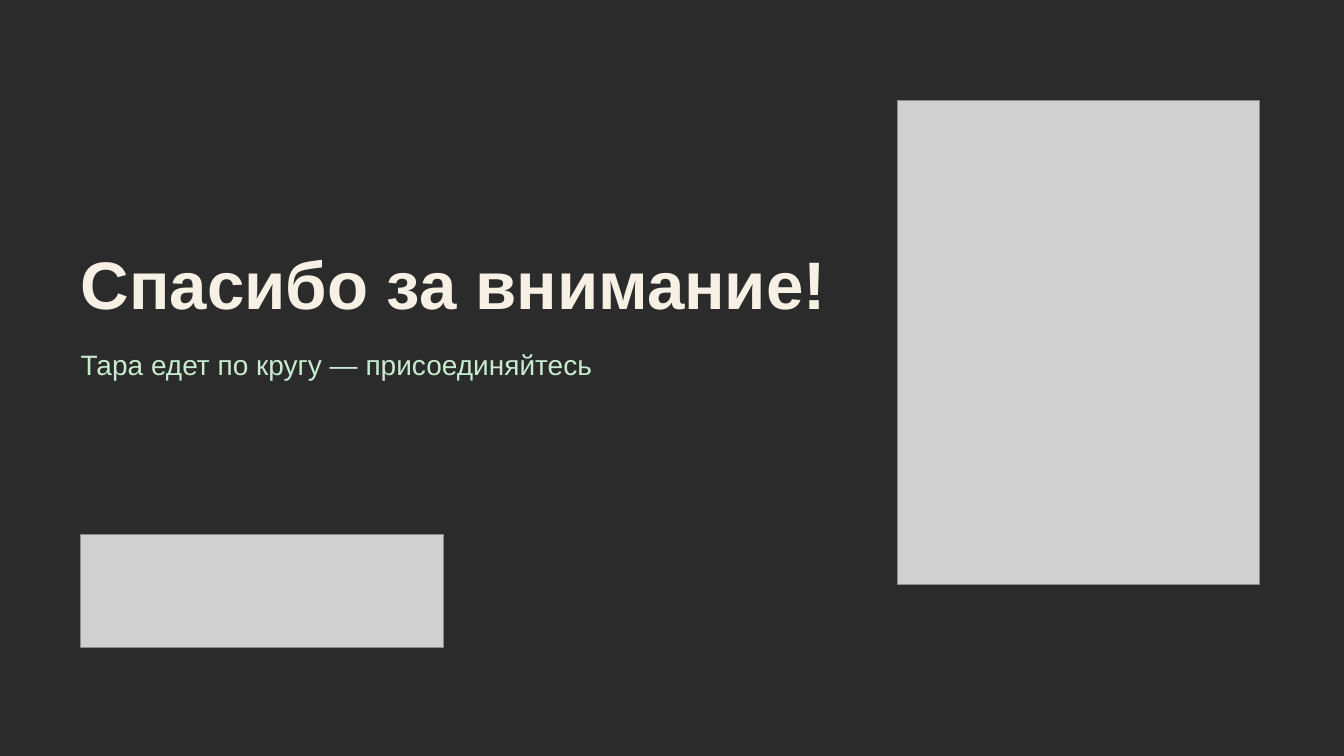
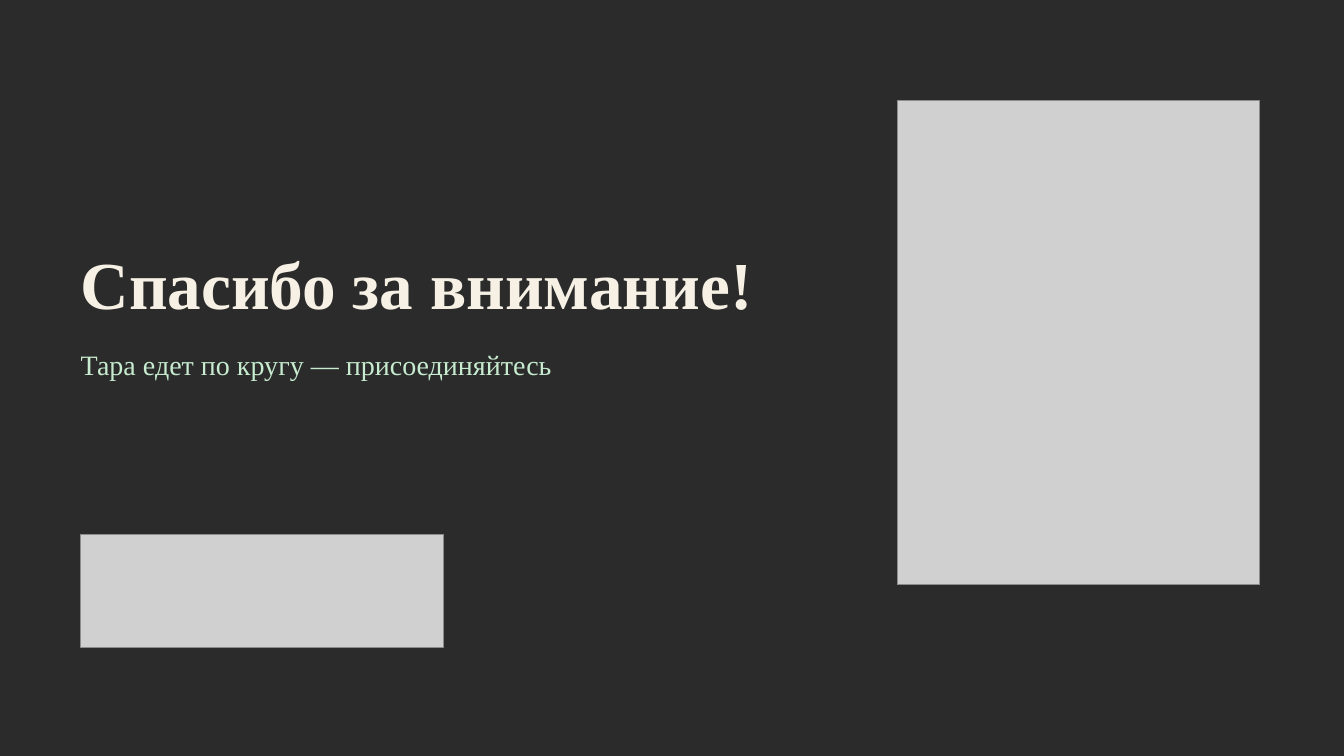
Before and after one commit to temkii05-netizen/zeleny-krug, a slide deck: slide 16 of presentation/ZelenyKrug_prezentaciya.pptx. Drawn at 1344x756 pixels with LibreOffice and Linux fonts; fonts in the diff are those of the drawing; grey boxes stand for pictures; background and template pictures are left out; a plain dark background stands for a picture behind light text. Boxes give left, top, right and bottom in pixels: in the first picture for what was removed or moved away, otherwise in the second. Text is boxed around its words. In the diff, an @@ line names an element or a change of style, - is before the commit and + after.

```diff
--- a/presentation/ZelenyKrug_prezentaciya.pptx
+++ b/presentation/ZelenyKrug_prezentaciya.pptx
@@ text "Спасибо за внимание!" at bbox=[81, 261, 752, 310]: font Arial to Times New Roman @@
@@ text "Тара едет по кругу — ..." at bbox=[81, 356, 552, 381]: font Arial to Times New Roman @@
```
Also in this commit, not shown: 15 other slides changed, 1 other file.
